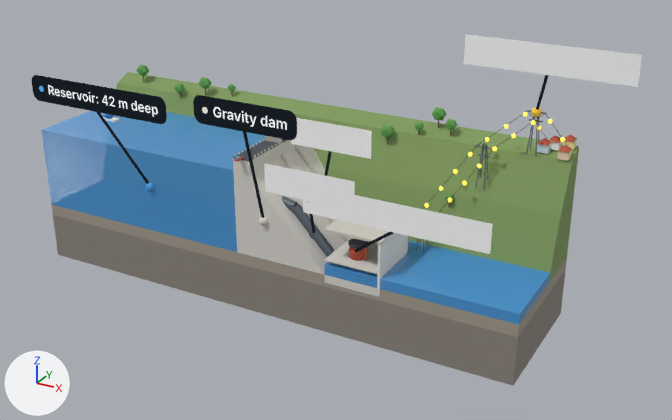
What one commit did to the glTF model ar-labor/models/gat-vizeromu-feliratok-en.glb.
Camera for both pictures: a 50 mm camera at (0.374, -0.548, 0.33) aimed at (0.048, 0.046, 0.033). The axes (+X, +Y, +Z) are drawn at lower left. The lights are the same throughout. The first picture is the older version. Where no turn or scale is listed for an object, it has been applied to the vertices. Vertices at exactly the same position are counted once.

Script lines for the objects in view, before the commit:
```python
ob_label_12 = bpy.data.objects.new('label_12', me_mesh_100)
ob_label_12.location = (0.05, 0.0333, 0.0977)
ob_label_3 = bpy.data.objects.new('label_3', me_mesh_91)
ob_label_3.location = (0.0067, -0.0167, 0.121)
ob_label_6 = bpy.data.objects.new('label_6', me_mesh_94)
ob_label_6.location = (0.06, -0.0167, 0.0777)
ob_label_9 = bpy.data.objects.new('label_9', me_mesh_97)
ob_label_9.location = (0.1267, -0.0167, 0.0677)
ob_label_line_10 = bpy.data.objects.new('label_line_10', me_mesh_98)
ob_label_line_10.parent = ob_feliratok
ob_label_line_10.location = (63.0, -2.0, 23.0)
ob_label_line_10.rotation_euler = (0.629, 0.763, 0.259)  # degrees (36, 44, 15)
ob_label_line_10.scale = (18.8, 18.8, 18.8)
ob_label_line_4 = bpy.data.objects.new('label_line_4', me_mesh_92)
ob_label_line_4.location = (0.0083, -0.0085, 0.0717)
ob_volgy_m_5e9e4a = bpy.data.objects.new('volgy_m_5e9e4a', me_mesh_23)
ob_volgy_m_5e9e4a.location = (-0.0309, 0.0968, 0.0757)
# also in view: 'volgy_m_4f9fe0_t' at (0.0, 0.058, 0.035); 'volgy_m_5d6670.001' at (0.027, 0.017, 0.027); 'volgy_m_8c857c' at (0.0, 0.058, -0.03); 'label_15' at (0.197, 0.083, 0.164); 'volgy_m_cfcac0' at (0.087, 0.025, 0.038)
```
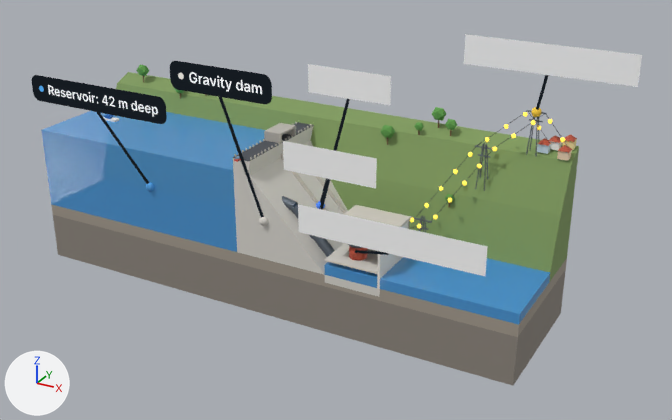
Where the newer file only moved an object's origin or applied its transform, the numbers keep the older frame.

Location of each change, [x1, y1, x2, y2] in pixels of the pictures (672 x 420 px):
'label_9', moved
    before: [303, 184, 492, 254]
    after: [298, 204, 488, 276]
'label_3', moved
    before: [193, 95, 297, 140]
    after: [169, 61, 272, 104]
'label_6', moved
    before: [264, 163, 355, 211]
    after: [283, 141, 377, 189]
'label_12', moved
    before: [291, 118, 372, 159]
    after: [308, 64, 391, 105]
'label_line_4', reshaped (109% wider, 40% taller)
    before: [243, 132, 264, 218]
    after: [219, 97, 264, 218]
'label_line_10', moved, turned
    before: [355, 232, 393, 252]
    after: [355, 250, 388, 255]

Patch to the scene script:
```diff
--- a/ar-labor/models/gat-vizeromu-feliratok-en.glb.py
+++ b/ar-labor/models/gat-vizeromu-feliratok-en.glb.py
@@ me_mesh_92 @@
 # used by ob_label_line_4; location = (0.0083, -0.0085, 0.0717)
-me_mesh_92.from_pydata(...)  # 12 vertices, 12 faces; spans x -0.0027..0.0027, y -0.0093..0.0093, z -0.0386..0.0386
+me_mesh_92.from_pydata(...)  # 12 vertices, 12 faces; spans x -0.0227..0.0027, y -0.0094..0.0094, z -0.0387..0.062
+# me_mesh_92 part 1: 12 of 12 vertices moved; they spanned x -0.0027..0.0027, y -0.0093..0.0093, z -0.0386..0.0386 and now span x -0.0227..0.0027, y -0.0094..0.0094, z -0.0387..0.062; mean shift (-0.01, 0.0, 0.0117)
 me_mesh_92.materials.append(mat_lbl_line)
@@ ob_label_3 @@
 ob_label_3 = bpy.data.objects.new('label_3', me_mesh_91)
-ob_label_3.location = (0.0067, -0.0167, 0.121)
+ob_label_3.location = (-0.0133, -0.0167, 0.1443)
@@ ob_label_6 @@
 ob_label_6 = bpy.data.objects.new('label_6', me_mesh_94)
-ob_label_6.location = (0.06, -0.0167, 0.0777)
+ob_label_6.location = (0.0767, -0.0167, 0.0977)
@@ ob_label_9 @@
 ob_label_9 = bpy.data.objects.new('label_9', me_mesh_97)
-ob_label_9.location = (0.1267, -0.0167, 0.0677)
+ob_label_9.location = (0.1267, -0.0233, 0.0543)
@@ ob_label_line_10 @@
 ob_label_line_10.parent = ob_feliratok
-ob_label_line_10.location = (63.0, -2.0, 23.0)
-ob_label_line_10.rotation_euler = (0.629, 0.763, 0.259)  # degrees (36, 44, 15)
+ob_label_line_10.location = (63.0, -4.0, 19.0)
+ob_label_line_10.rotation_euler = (0.96, 0.817, 0.443)  # degrees (55, 47, 25)
 ob_label_line_10.scale = (18.8, 18.8, 18.8)
@@ ob_label_12 @@
 ob_label_12 = bpy.data.objects.new('label_12', me_mesh_100)
-ob_label_12.location = (0.05, 0.0333, 0.0977)
+ob_label_12.location = (0.06, 0.0433, 0.1377)
```
